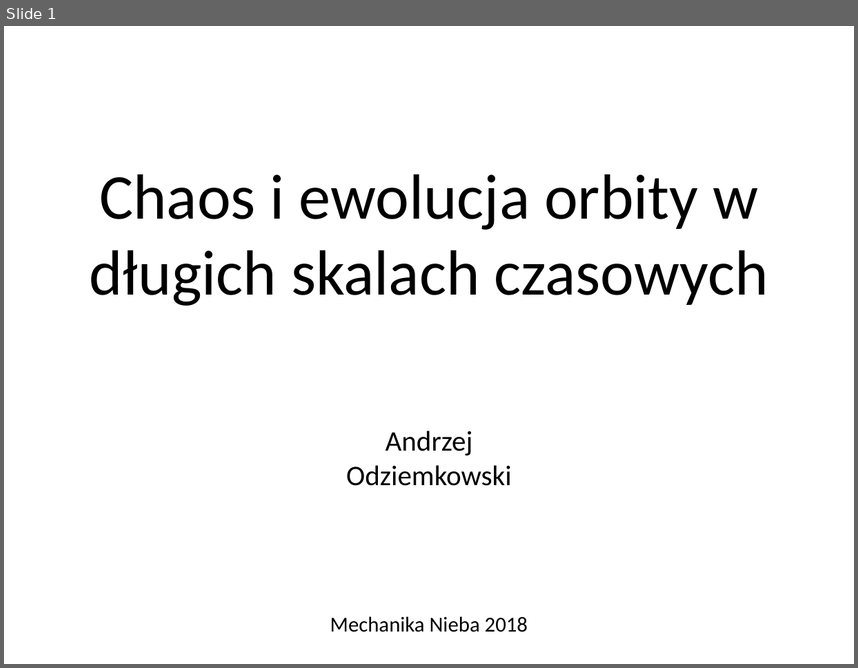
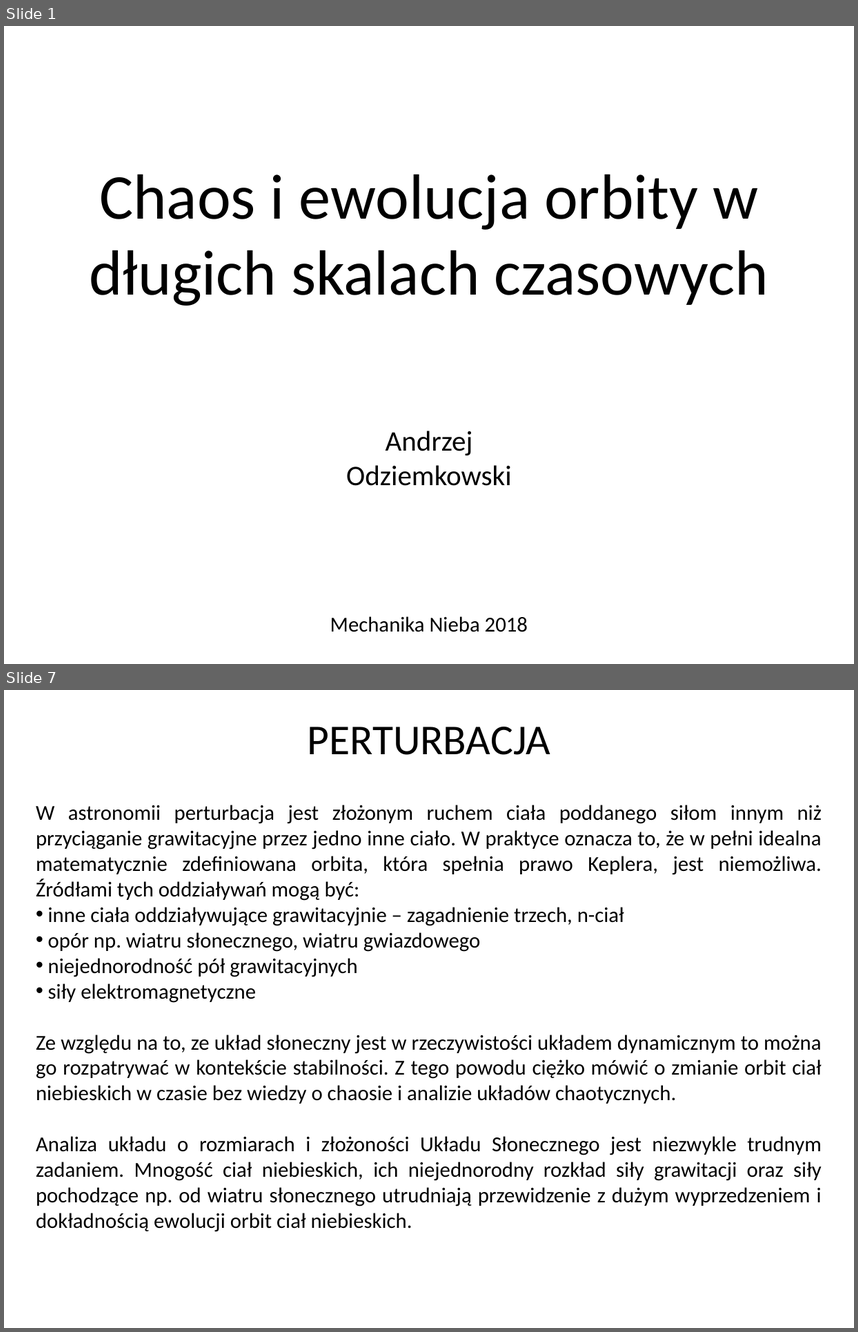
Before and after one commit to odziemkowski/Mechanika_nieba, a slide deck: Chaos i ewolucja orbity w długich skalach czasowych.pptx. Shown one above the other, each under a label of ours: slide 1 before the commit, slides 1 and 7 after it; the slides between them are not shown. The pictures are 858x668 and 858x1332 pixels, drawn with LibreOffice and Linux fonts; fonts in the diff are those of the drawing. Boxes give left, top, right and bottom in pixels: in the first picture for what was removed or moved away, otherwise in the second. Text is boxed around its words. In the diff, an @@ line names an element or a change of style, - is before the commit and + after.

```diff
--- a/Chaos i ewolucja orbity w długich skalach czasowych.pptx
+++ b/Chaos i ewolucja orbity w długich skalach czasowych.pptx
@@ slide 7 added at [4,690,854,1328], background #FFFFFF @@
@@ text added at [307,727,550,755], 36 pt, text #000000 @@
+PERTURBACJA
@@ text added at [36,805,822,1232], 18 pt, text #000000 @@
+W astronomii perturbacja jest złożonym ruchem ciała poddanego siłom innym niż przyciąganie grawitacyjne przez jedno inne ciało. W praktyce oznacza to, że w pełni idealna matematycznie zdefiniowana orbita, która spełnia prawo Keplera, jest niemożliwa. Źródłami tych oddziaływań mogą być:
+• inne ciała oddziaływujące grawitacyjnie – zagadnienie trzech, n-ciał
+• opór np. wiatru słonecznego, wiatru gwiazdowego
+• niejednorodność pół grawitacyjnych
+• siły elektromagnetyczne
+Ze względu na to, ze układ słoneczny jest w rzeczywistości układem dynamicznym to można go rozpatrywać w kontekście stabilności. Z tego powodu ciężko mówić o zmianie orbit ciał niebieskich w czasie bez wiedzy o chaosie i analizie układów chaotycznych.
+Analiza układu o rozmiarach i złożoności Układu Słonecznego jest niezwykle trudnym zadaniem. Mnogość ciał niebieskich, ich niejednorodny rozkład siły grawitacji oraz siły pochodzące np. od wiatru słonecznego utrudniają przewidzenie z dużym wyprzedzeniem i dokładnością ewolucji orbit ciał niebieskich.
```
Also in this commit, not shown: 12 other slides added.
